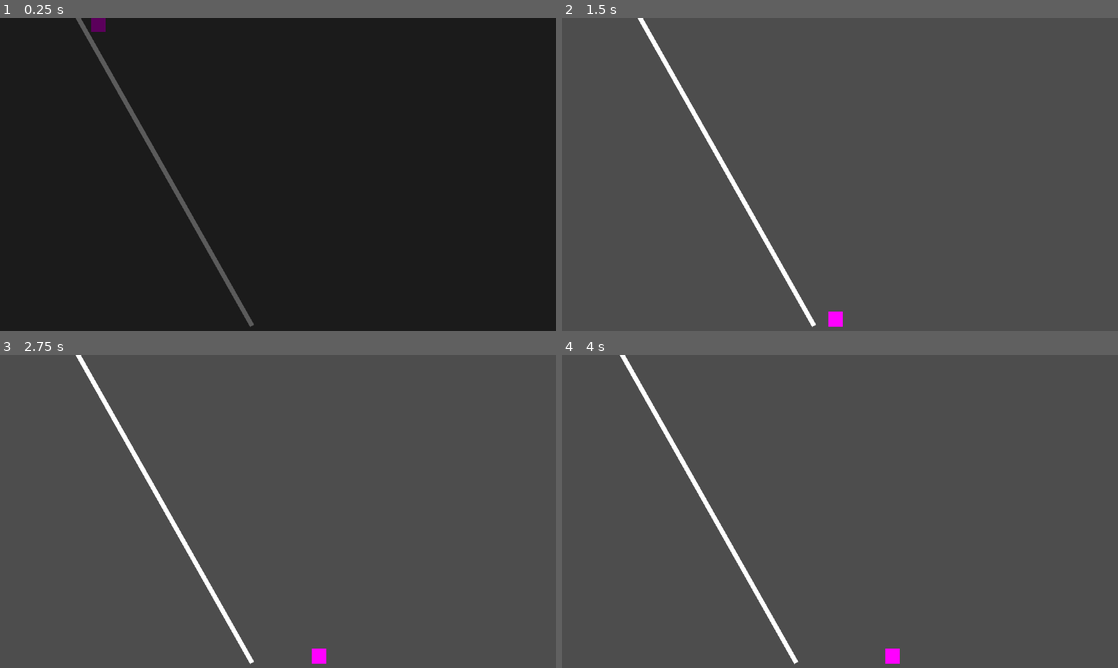
Above: before the commit, frames 1-4 (two rows, left to right).
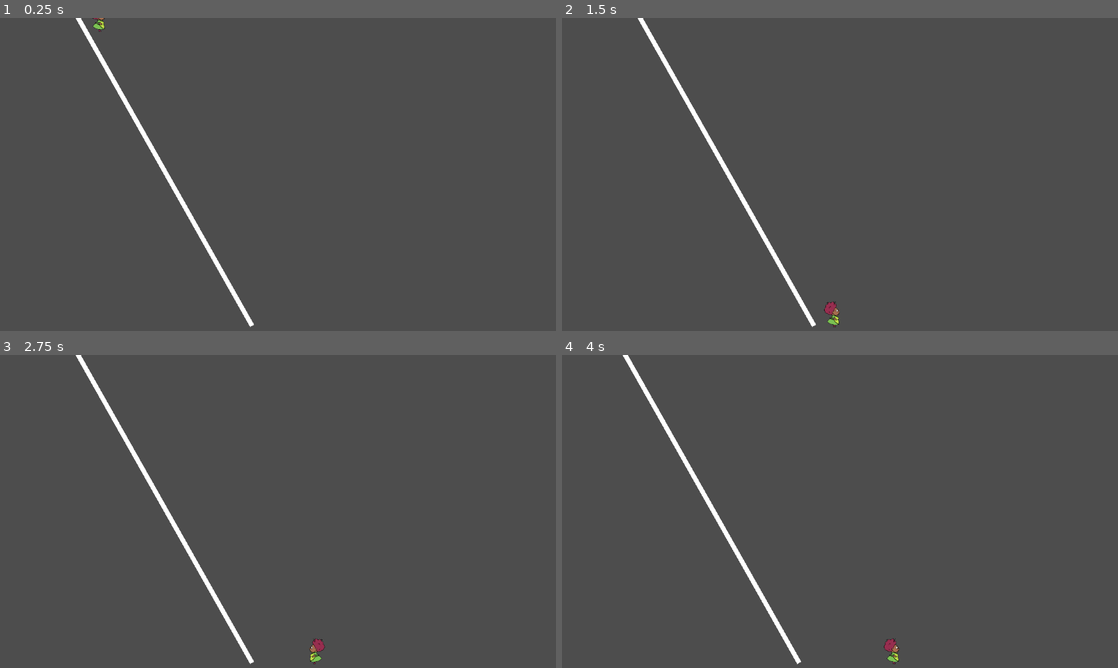
Above: after the commit, the same moments.

Repository: PatV3-0/TripleByteGames
Game: Godot game, scene res://TutorialPt2.tscn
Two runs of this game, one before a commit and one after it. Both use one fixed random seed, a clock stepped at 60 frames per second and the inputs below. This scene is started directly instead of the project's main scene.
Inputs (mouse positions are in pixels of both pictures, inside the frame that each line leads up to):
- Up to frame 1 (0.25 s): no input
- Up to frame 2 (1.5 s): tap Enter (ui_accept) at 0.5, 0.77 s; move the mouse to (867, 174) at 0.52 s; hold Right mouse button (toggle_pull) 0.53-1.28 s; hold Right (ui_right) from 0.53 s (still down); move the mouse to (812, 174) at 1.27 s; click (812, 174) at 1.35 s
- Up to frame 3 (2.75 s): tap Enter (ui_accept) at 1.52 s; move the mouse to (289, 505) at 2.02 s; release Right (ui_right) at 2.03 s; hold Left (ui_left) from 2.03 s (still down); hold Right mouse button (toggle_pull) from 2.03 s (still down)
- Up to frame 4 (4 s): move the mouse to (834, 517) at 2.77 s; release Left (ui_left) at 2.78 s; release Right mouse button (toggle_pull) at 2.78 s; hold Right (ui_right) from 2.78 s (still down); click (834, 517) at 2.85 s; tap Enter (ui_accept) at 3.02, 3.77 s; move the mouse to (878, 514) at 3.52 s; hold Right mouse button (toggle_pull) from 3.53 s (still down)

The runs differ from the first frame. In frame 1, 100% of the frame differs, in the area x 0-100%, y 0-100%; in frame 2, 0.2%; in frame 3, 0.2%; in frame 4, 1.4%.

Commit message:
Added Granny Sprite
Also changed the collision shape to a polygon to better fit the levels

Diff:
--- a/Levels/TutorialLevel.tscn
+++ b/Levels/TutorialLevel.tscn
@@ -1,31 +1,17 @@
-[gd_scene load_steps=58 format=3 uid="uid://dsg71oqw6g83w"]
+[gd_scene load_steps=54 format=3 uid="uid://dsg71oqw6g83w"]
 
 [ext_resource type="Script" path="res://Levels/tutorial_level.gd" id="1_utb5t"]
 [ext_resource type="Script" path="res://Levels/player.gd" id="2_662t4"]
 [ext_resource type="Texture2D" uid="uid://bbjeqikrgdi5p" path="res://Flipped.png" id="2_unhps"]
 [ext_resource type="Script" path="res://Levels/camera_2d.gd" id="3_887ot"]
 [ext_resource type="Script" path="res://Levels/area_2d.gd" id="4_3yg36"]
+[ext_resource type="Texture2D" uid="uid://bh8ghunruw18k" path="res://grandma side view (1).png" id="4_n4ymn"]
 [ext_resource type="Script" path="res://Levels/wall_right.gd" id="5_8txg2"]
 
 [sub_resource type="CanvasItemMaterial" id="CanvasItemMaterial_fctiy"]
 
-[sub_resource type="PlaceholderTexture2D" id="PlaceholderTexture2D_rvuby"]
-
-[sub_resource type="PlaceholderTexture2D" id="PlaceholderTexture2D_us63x"]
-
-[sub_resource type="PlaceholderTexture2D" id="PlaceholderTexture2D_pigqj"]
-size = Vector2(20, 20)
-
-[sub_resource type="CanvasTexture" id="CanvasTexture_lfwnx"]
-diffuse_texture = SubResource("PlaceholderTexture2D_rvuby")
-normal_texture = SubResource("PlaceholderTexture2D_us63x")
-specular_texture = SubResource("PlaceholderTexture2D_pigqj")
-specular_color = Color(1, 0, 1, 1)
-
-[sub_resource type="RectangleShape2D" id="RectangleShape2D_eylw8"]
-
 [sub_resource type="RectangleShape2D" id="RectangleShape2D_woybn"]
-size = Vector2(2, 20)
+size = Vector2(2, 32)
 
 [sub_resource type="RectangleShape2D" id="RectangleShape2D_rsv7j"]
 size = Vector2(1983, 18)
@@ -158,12 +144,9 @@
 
 [node name="Sprite2D" type="Sprite2D" parent="Player"]
 material = SubResource("CanvasItemMaterial_fctiy")
-scale = Vector2(20, 20)
-texture = SubResource("CanvasTexture_lfwnx")
-
-[node name="CollisionShape2D" type="CollisionShape2D" parent="Player"]
-shape = SubResource("RectangleShape2D_eylw8")
-debug_color = Color(0, 0.6, 0.701961, 1)
+position = Vector2(5, -12)
+scale = Vector2(0.27, 0.277)
+texture = ExtResource("4_n4ymn")
 
 [node name="Camera2D" type="Camera2D" parent="Player"]
 offset = Vector2(0, 40)
@@ -178,8 +161,13 @@
 [node name="PushArea" type="Area2D" parent="Player"]
 
 [node name="CollisionShape2D" type="CollisionShape2D" parent="Player/PushArea"]
-position = Vector2(-11, 0)
+position = Vector2(-8, -6)
 shape = SubResource("RectangleShape2D_woybn")
+
+[node name="CollisionPolygon2D" type="CollisionPolygon2D" parent="Player"]
+position = Vector2(8.99996, 3.00002)
+scale = Vector2(0.910158, 0.885933)
+polygon = PackedVector2Array(6, 9, 6, 8, 6, 7, 6, 6, 6, 4, 1, 3, -3, 1, -7, -2, -4, -5, -2, -7, 0, -8, 1, -9, 2, -11, 3, -13, 4, -15, 3, -16, 1, -17, 0, -17, -2, -17, -5, -18, -7, -19, -10, -20, -11, -23, -12, -24, -13, -25, -13, -27, -12, -28, -11, -29, -11, -30, -11, -31, -10, -32, -10, -33, -10, -35, -9, -36, -7, -37, -6, -38, -6, -40, -5, -41, -2, -42, 0, -41, 1, -41, 2, -42, 4, -43, 6, -43, 8, -42, 9, -40, 10, -39, 11, -38, 12, -36, 12, -34, 11, -33, 12, -32, 11, -31, 10, -31, 12, -30, 15, -28, 16, -26, 17, -24, 18, -24, 19, -24, 19, -23, 19, -22, 18, -21, 18, -20, 18, -19, 17, -19, 17, -18, 17, -17, 16, -16, 14, -15, 12, -14, 13, -13, 15, -12, 16, -11, 17, -10, 17, -8, 16, -7, 16, -6, 17, -3, 17, 0, 17, 4, 15, 4, 13, 5, 10, 5, 9, 5, 8, 5, 8, 6, 9, 7, 10, 8, 11, 8, 11, 8, 11, 9, 10, 9, 9, 9, 8, 9, 7, 8)
 
 [node name="Ground" type="StaticBody2D" parent="."]
 position = Vector2(573, 636)
--- a/Levels/player.gd
+++ b/Levels/player.gd
@@ -4,14 +4,46 @@
 @export var airborne : float = 0.6
 @export var jump_force : float = 550.0  # Jump force
 @export var gravity : float = 1200.0  # Gravity force
+var previous_facing_direction: int = -1  # Start with same default as facing_direction
 
 var pushModeActive: bool = false
 var pullModeActive: bool = false
 var facing_direction: int = -1
 var object_being_pulled: RigidBody2D = null  # Track object being pulled
 
+func release_from_handle():
+	velocity.y = 150  # Give a little downward boost
+	set_physics_process(true)
+
+func flip_collision_polygon(polygon: CollisionPolygon2D, horizontal: bool = true):
+	var new_polygon := []
+	for point in polygon.polygon:
+		var flipped_point = point
+		if horizontal:
+			flipped_point.x *= -1
+		else:
+			flipped_point.y *= -1
+		new_polygon.append(flipped_point)
+	polygon.polygon = new_polygon
+
 # Called every frame. 'delta' is the elapsed time since the previous frame.
 func _process(delta: float) -> void:
+	# Flip the sprite based on direction
+	var sprite = $Sprite2D  # Change this path if your sprite is named differently
+	sprite.flip_h = facing_direction > 0
+	if facing_direction != previous_facing_direction:
+		flip_collision_polygon($CollisionPolygon2D)
+		if facing_direction == 1 and previous_facing_direction == -1:
+			print($CollisionPolygon2D.position)
+			$CollisionPolygon2D.position.x -= 10
+			print($CollisionPolygon2D.position)
+
+		if facing_direction == -1 and previous_facing_direction == 1:
+			print($CollisionPolygon2D.position)
+			$CollisionPolygon2D.position.x += 10
+			print($CollisionPolygon2D.position)
+		previous_facing_direction = facing_direction
+
 	# Update gravity and apply it to the velocity.y
 	velocity.y += gravity * delta
 
--- a/Levels/tutorial_level.gd
+++ b/Levels/tutorial_level.gd
@@ -25,8 +25,9 @@
 	$Area2D.connect("boxPushed", Callable(self, "onBoxFell"))
 	$TissueBoxMain.connect("body_entered", Callable(self, "_on_TissueBox_body_entered"))
 	$Broom.connect("body_entered", Callable(self, "_on_broom_body_entered"))
-
-	#transition_to_next_scene()
+	$Player.flip_collision_polygon($Player/CollisionPolygon2D, true)  # Horizontal flip
+
+	transition_to_next_scene()
 
 func fade_in_from_black():
 	var fadeDuration = fadeDur * 3
--- a/TutorialPt2.tscn
+++ b/TutorialPt2.tscn
@@ -1,33 +1,18 @@
-[gd_scene load_steps=29 format=3 uid="uid://jo2bkp35hlyb"]
+[gd_scene load_steps=25 format=3 uid="uid://jo2bkp35hlyb"]
 
 [ext_resource type="Texture2D" uid="uid://b1270d44ei5x4" path="res://Screenshot 2025-04-17 102334.png" id="1_2gnd1"]
 [ext_resource type="Script" path="res://tutorial_pt_2.gd" id="1_20e61"]
 [ext_resource type="Script" path="res://Levels/player.gd" id="2_hw1q2"]
 [ext_resource type="Script" path="res://Levels/camera_2d.gd" id="3_28tkb"]
+[ext_resource type="Texture2D" uid="uid://bh8ghunruw18k" path="res://grandma side view (1).png" id="4_85jnk"]
 [ext_resource type="Script" path="res://vent.gd" id="5_4qmcj"]
 [ext_resource type="Script" path="res://plug.gd" id="6_w0tjy"]
 [ext_resource type="Script" path="res://hole.gd" id="7_a4qo5"]
 
 [sub_resource type="CanvasItemMaterial" id="CanvasItemMaterial_l5t26"]
 
-[sub_resource type="PlaceholderTexture2D" id="PlaceholderTexture2D_rhgho"]
-
-[sub_resource type="PlaceholderTexture2D" id="PlaceholderTexture2D_hlsiq"]
-
-[sub_resource type="PlaceholderTexture2D" id="PlaceholderTexture2D_wv1i2"]
-size = Vector2(20, 20)
-
-[sub_resource type="CanvasTexture" id="CanvasTexture_00vnj"]
-diffuse_texture = SubResource("PlaceholderTexture2D_rhgho")
-normal_texture = SubResource("PlaceholderTexture2D_hlsiq")
-specular_texture = SubResource("PlaceholderTexture2D_wv1i2")
-specular_color = Color(1, 0, 1, 1)
-
-[sub_resource type="RectangleShape2D" id="RectangleShape2D_u3shn"]
-size = Vector2(30, 31)
-
 [sub_resource type="RectangleShape2D" id="RectangleShape2D_xvv8s"]
-size = Vector2(23.875, 20)
+size = Vector2(17.9063, 20)
 
 [sub_resource type="RectangleShape2D" id="RectangleShape2D_rkcvo"]
 size = Vector2(2390.75, 61)
@@ -86,14 +71,13 @@
 
 [node name="Sprite2D" type="Sprite2D" parent="Player"]
 material = SubResource("CanvasItemMaterial_l5t26")
-position = Vector2(5, -5.49999)
-scale = Vector2(30, 31)
-texture = SubResource("CanvasTexture_00vnj")
-
-[node name="CollisionShape2D" type="CollisionShape2D" parent="Player"]
-position = Vector2(5, -5.5)
-shape = SubResource("RectangleShape2D_u3shn")
-debug_color = Color(0, 0.6, 0.701961, 1)
+position = Vector2(5, -17)
+scale = Vector2(0.3, 0.311)
+texture = ExtResource("4_85jnk")
+flip_h = true
+
+[node name="CollisionPolygon2D" type="CollisionPolygon2D" parent="Player"]
+polygon = PackedVector2Array(6, 9, 6, 8, 6, 7, 6, 6, 6, 4, 1, 3, -3, 1, -7, -2, -4, -5, -2, -7, 0, -8, 1, -9, 2, -11, 3, -13, 4, -15, 3, -16, 1, -17, 0, -17, -2, -17, -5, -18, -7, -19, -10, -20, -11, -23, -12, -24, -13, -25, -13, -27, -12, -28, -11, -29, -11, -30, -11, -31, -10, -32, -10, -33, -10, -35, -9, -36, -7, -37, -6, -38, -6, -40, -5, -41, -2, -42, 0, -41, 1, -41, 2, -42, 4, -43, 6, -43, 8, -42, 9, -40, 10, -39, 11, -38, 12, -36, 12, -34, 11, -33, 12, -32, 11, -31, 10, -31, 12, -30, 15, -28, 16, -26, 17, -24, 18, -24, 19, -24, 19, -23, 19, -22, 18, -21, 18, -20, 18, -19, 17, -19, 17, -18, 17, -17, 16, -16, 14, -15, 12, -14, 13, -13, 15, -12, 16, -11, 17, -10, 17, -8, 16, -7, 16, -6, 17, -3, 17, 0, 17, 4, 15, 4, 13, 5, 10, 5, 9, 5, 8, 5, 8, 6, 9, 7, 10, 8, 11, 8, 11, 8, 11, 9, 10, 9, 9, 9, 8, 9, 7, 8)
 
 [node name="Camera2D" type="Camera2D" parent="Player"]
 offset = Vector2(0, 40)
@@ -112,7 +96,7 @@
 shape = SubResource("RectangleShape2D_xvv8s")
 
 [node name="CollisionShape2D2" type="CollisionShape2D" parent="Player/PushArea"]
-position = Vector2(-13, 0)
+position = Vector2(-12.0313, 0)
 shape = SubResource("RectangleShape2D_xvv8s")
 
 [node name="PullArea" type="Area2D" parent="Player"]
@@ -122,7 +106,7 @@
 shape = SubResource("RectangleShape2D_xvv8s")
 
 [node name="CollisionShape2D2" type="CollisionShape2D" parent="Player/PullArea"]
-position = Vector2(-13.0625, 0)
+position = Vector2(-11.0469, 0)
 shape = SubResource("RectangleShape2D_xvv8s")
 
 [node name="Ground" type="StaticBody2D" parent="."]
@@ -241,6 +225,7 @@
 one_way_collision_margin = 30.0
 
 [node name="UI" type="CanvasLayer" parent="."]
+visible = false
 
 [node name="InstructionLabel" type="Label" parent="UI"]
 offset_right = 40.0
--- a/handle_block.gd
+++ b/handle_block.gd
@@ -40,5 +40,7 @@
 	area.queue_free()
 
 	if player_ref:
-		player_ref.set_physics_process(true)
+		# Slightly offset down so they're no longer inside the collider
+		player_ref.global_position.y += 10
+		player_ref.release_from_handle()
 		player_ref = null
--- a/player.tscn
+++ b/player.tscn
@@ -1,10 +1,8 @@
-[gd_scene load_steps=5 format=3 uid="uid://ddajyl5yey82j"]
+[gd_scene load_steps=4 format=3 uid="uid://ddajyl5yey82j"]
 
 [ext_resource type="Script" path="res://player.gd" id="1_tggdi"]
 
 [sub_resource type="CanvasTexture" id="CanvasTexture_2rtdm"]
-
-[sub_resource type="RectangleShape2D" id="RectangleShape2D_8l33l"]
 
 [sub_resource type="RectangleShape2D" id="RectangleShape2D_20mlp"]
 size = Vector2(1163, 20)
@@ -18,9 +16,8 @@
 region_enabled = true
 region_rect = Rect2(0, 0, 20, 20)
 
-[node name="CollisionShape2D" type="CollisionShape2D" parent="."]
-shape = SubResource("RectangleShape2D_8l33l")
-debug_color = Color(0.129412, 0.592157, 0.717647, 1)
+[node name="CollisionPolygon2D" type="CollisionPolygon2D" parent="."]
+polygon = PackedVector2Array(6, 9, 6, 8, 6, 7, 6, 6, 6, 4, 1, 3, -3, 1, -7, -2, -4, -5, -2, -7, 0, -8, 1, -9, 2, -11, 3, -13, 4, -15, 3, -16, 1, -17, 0, -17, -2, -17, -5, -18, -7, -19, -10, -20, -11, -23, -12, -24, -13, -25, -13, -27, -12, -28, -11, -29, -11, -30, -11, -31, -10, -32, -10, -33, -10, -35, -9, -36, -7, -37, -6, -38, -6, -40, -5, -41, -2, -42, 0, -41, 1, -41, 2, -42, 4, -43, 6, -43, 8, -42, 9, -40, 10, -39, 11, -38, 12, -36, 12, -34, 11, -33, 12, -32, 11, -31, 10, -31, 12, -30, 15, -28, 16, -26, 17, -24, 18, -24, 19, -24, 19, -23, 19, -22, 18, -21, 18, -20, 18, -19, 17, -19, 17, -18, 17, -17, 16, -16, 14, -15, 12, -14, 13, -13, 15, -12, 16, -11, 17, -10, 17, -8, 16, -7, 16, -6, 17, -3, 17, 0, 17, 4, 15, 4, 13, 5, 10, 5, 9, 5, 8, 5, 8, 6, 9, 7, 10, 8, 11, 8, 11, 8, 11, 9, 10, 9, 9, 9, 8, 9, 7, 8)
 
 [node name="Ground" type="StaticBody2D" parent="."]
 position = Vector2(-1137, -611)
--- a/tutorial_pt_2.gd
+++ b/tutorial_pt_2.gd
@@ -12,10 +12,13 @@
 var fadeDur = 0.7
 
 func _ready() -> void:
+	$Player.facing_direction = 1
 	fadeRect.color = Color(0, 0, 0, 1)
 	fadeRect.visible = true
 	fade_in_from_black()
 	var player = $Player
+	$Player.flip_collision_polygon($Player/CollisionPolygon2D, true)  # Horizontal flip
+	$Player/CollisionPolygon2D.position.x += 10
 
 	print("Current camera: ", get_viewport().get_camera_2d())
 
@@ -117,7 +120,7 @@
 
 		if box and box is RigidBody2D:
 			if abs(player.position.x - box.position.x) < 200:
-				box.apply_impulse(Vector2(direction * 120, 0), box.position)
+				box.apply_impulse(Vector2(direction * 60, 0), box.position)
 				box.angular_velocity = 0
 			else:
 				player.velocity.x = 0
Binary file added: Granny.png
Not shown, added: Granny.png.import
Binary file added: grandma side view (1).png
Not shown, added: grandma side view (1).png.import
